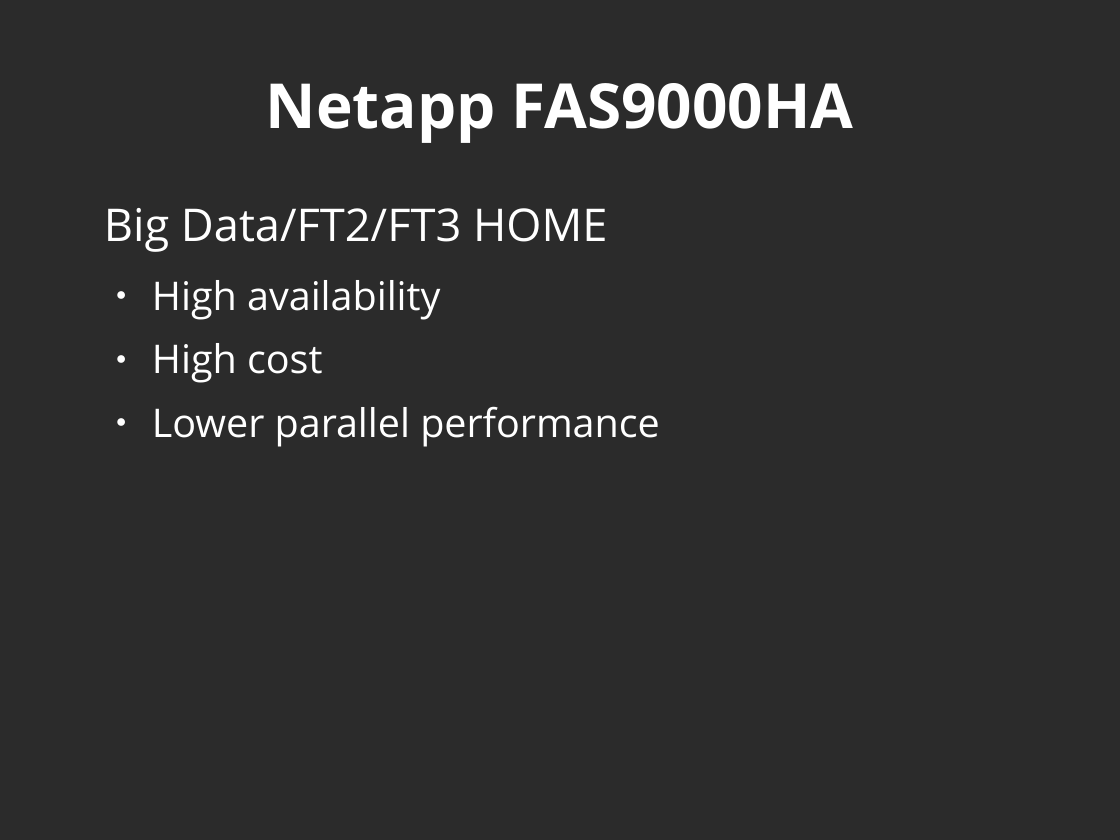
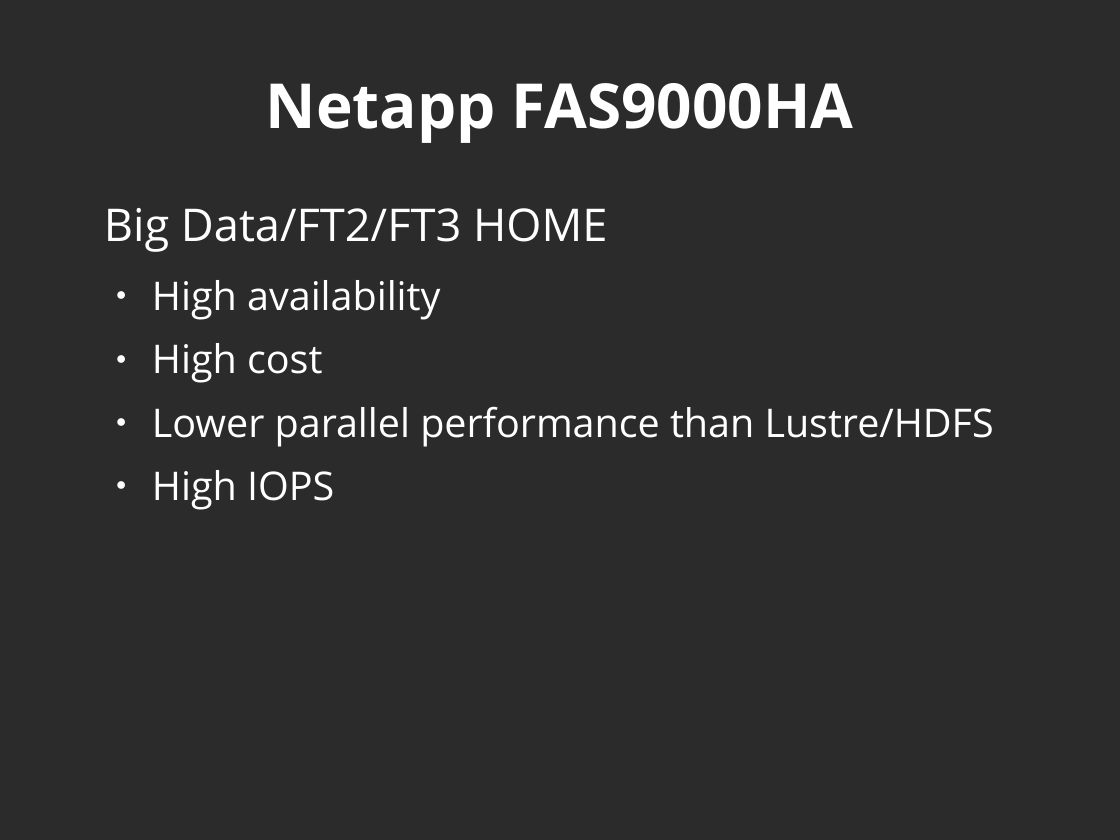
Before and after one commit to javicacheiro/pyspark_course, a slide deck: slide 20 of extended/unit_1_services_overview.odp. Drawn at 1120x840 pixels with LibreOffice and Linux fonts; fonts in the diff are those of the drawing; background and template pictures are left out; a plain dark background stands for a picture behind light text. Boxes give left, top, right and bottom in pixels: in the first picture for what was removed or moved away, otherwise in the second. Text is boxed around its words. In the diff, an @@ line names an element or a change of style, - is before the commit and + after.

```diff
--- a/extended/unit_1_services_overview.odp
+++ b/extended/unit_1_services_overview.odp
@@ text at [152, 406, 994, 510]: text changed @@
-  ● Lower parallel performance
+  ● Lower parallel performance than Lustre/HDFS
+  ● High IOPS
```
Also in this commit, not shown: 2 other slides changed, 3 slides added, 3 slides removed, 1 other file.
